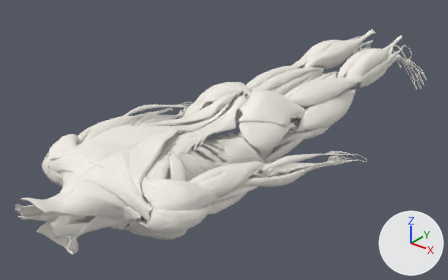
Renders of the glTF model public/assets/muscles.glb from each side of a commit.
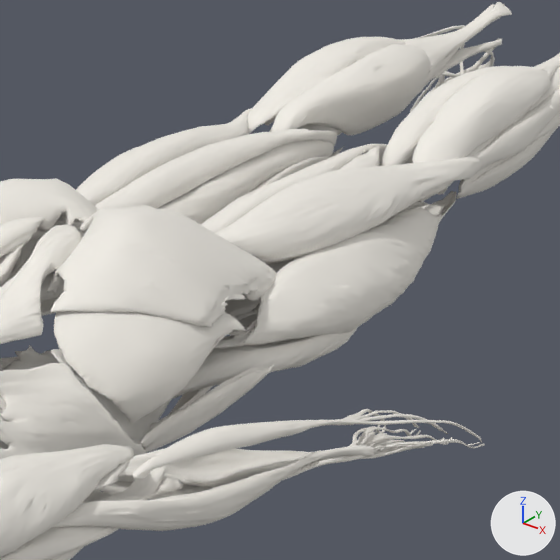
The first picture shows the older version from a 50 mm lens placed at (926.0, -1281.0, 716.0), pointed at (-76.0, -29.0, -60.0). The close-ups show the older and then the newer version on the part from 50% to 87% of the width and 10% to 70% of the height of that picture. Only the edits that show in the close-ups are written down. The axes (+X, +Y, +Z) are drawn at lower right. The lights are the same throughout. Where no turn or scale is listed for an object, it has been applied to the vertices.

In view in the first close-up: 'brachioradialis', 'erector_spinae', 'extensor_digitorum', 'external_oblique', 'flexor_digitorum_superficialis', 'gastrocnemius', 'gluteus_maximus', 'gluteus_medius', 'hamstrings', 'rectus_femoris', 'triceps_brachii', 'vastus_muscles' and 17 more.
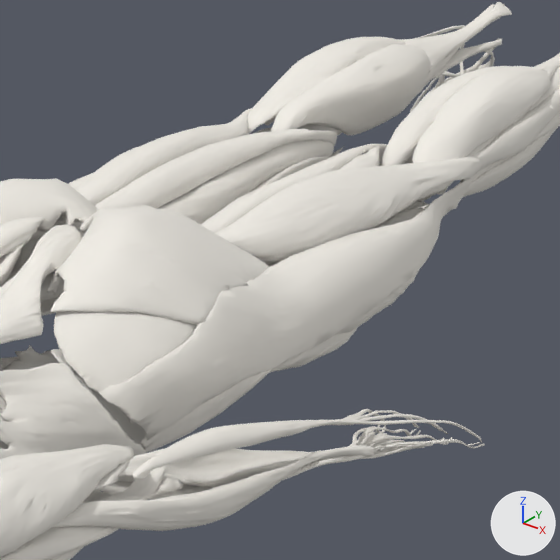
Pixel boxes [x1, y1, x2, y2] of what changed, in the close-ups (560 x 560 px):
'iliotibial_tract', added: after [68, 128, 472, 440]
'vastus_muscles', unchanged, covered by the edit: before [14, 191, 457, 348]; after [14, 204, 429, 333]
'rectus_femoris', unchanged, covered by the edit: before [11, 191, 454, 399]; after [11, 201, 428, 373]

Diff of the bpy script that builds the scene:
```diff
--- a/public/assets/muscles.glb.py
+++ b/public/assets/muscles.glb.py
@@ me_iliotibial_tract @@
+me_iliotibial_tract.from_pydata(...)  # 3002 vertices, 5999 faces; spans x -163.0..163.0, y -316.0..316.0, z -41.0..41.0
+me_iliotibial_tract.materials.append(mat_default)  # white #f0ece5
@@ ob_iliotibial_tract @@
+ob_iliotibial_tract = bpy.data.objects.new('iliotibial_tract', me_iliotibial_tract)
+ob_iliotibial_tract.location = (0.6, 157.0, 27.7)
```
